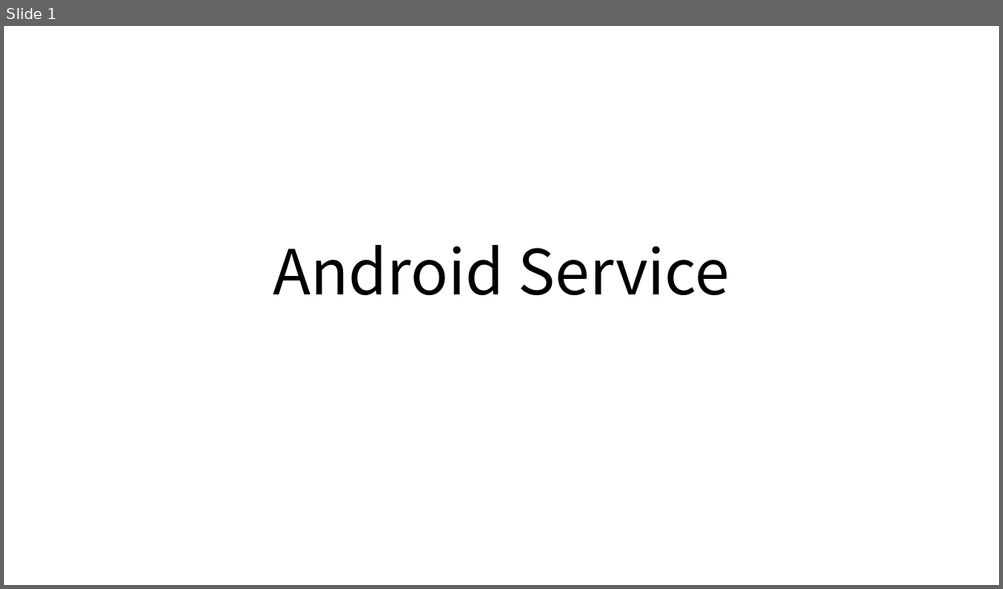
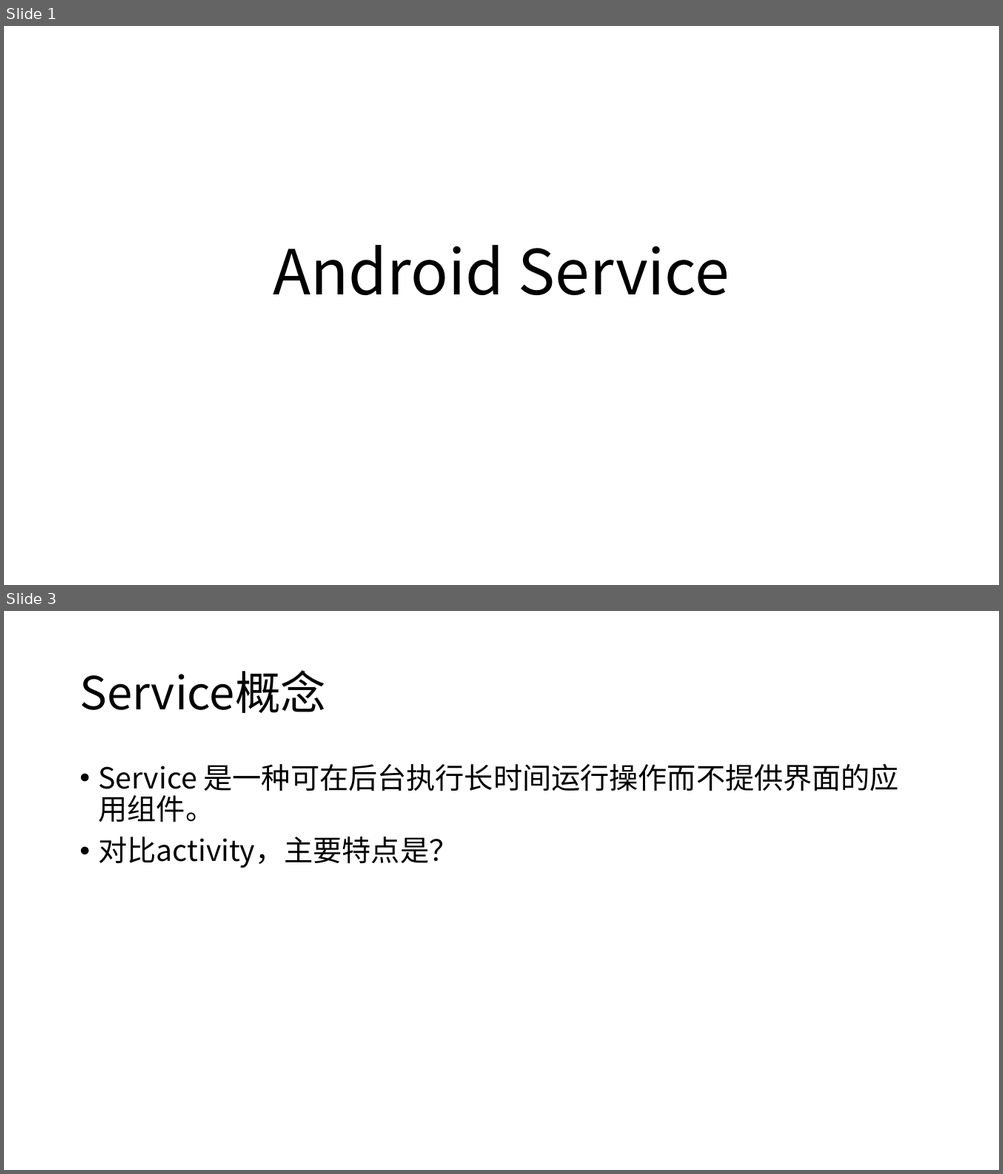
Before and after one commit to tanglw2020/android-class, a slide deck: Android Service.pptx. Shown one above the other, each under a label of ours: slide 1 before the commit, slides 1 and 3 after it; the slides between them are not shown. The pictures are 1003x589 and 1003x1174 pixels, drawn with LibreOffice and Linux fonts; fonts in the diff are those of the drawing. Boxes give left, top, right and bottom in pixels: in the first picture for what was removed or moved away, otherwise in the second. Text is boxed around its words. In the diff, an @@ line names an element or a change of style, - is before the commit and + after.

```diff
--- a/Android Service.pptx
+++ b/Android Service.pptx
@@ slide 3 added at bbox=[4, 611, 999, 1170], background #FFFFFF @@
@@ title added at bbox=[79, 670, 326, 713], 44 pt, text #000000 @@
+Service概念
@@ text added at bbox=[99, 764, 899, 868], 28 pt, text #000000 @@
+• Service 是一种可在后台执行长时间运行操作而不提供界面的应用组件。
+• 对比activity，主要特点是？
```
Also in this commit, not shown: 6 other slides added, 7 slides removed, 6 other files.
